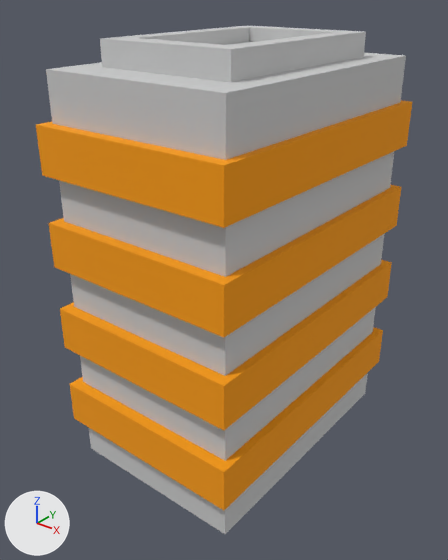
What one commit did to the glTF model models/building_strips_orange.glb.
Both versions are drawn from a camera (50 mm lens) standing at (12.53, -16.51, 16.43) and looking at (-0.16, -0.64, 6.6). Arrows for +X, +Y and +Z are at lower left; the lights stay in place. Vertices at the same position are counted once.
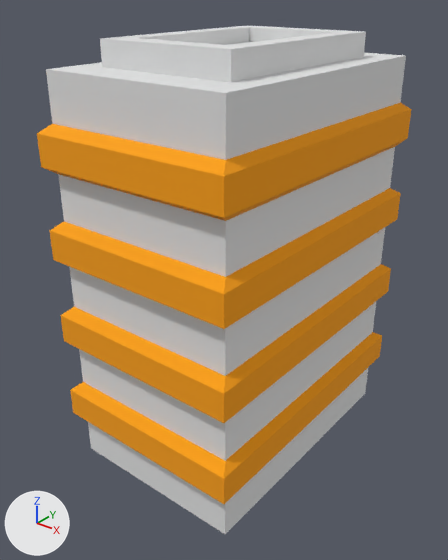
The change, as JSON lines over the scene's bpy script:
```json
{"block": "me_cube_013", "where": "me_cube_013.from_pydata(...)  # 88 vertices, 170 faces; spans x -3.61..3.61, y -5.36..5.36, z -0.01..14.86"}
{"block": "me_cube_013", "where": "# used by ob_cube_001; location = (0.0, 0.0, 0.0)"}
{"block": "me_cube_013", "where": "# before: 40 (-3.61, -5.36, 1.55) at pixel (74, 418), 41 (-3.61, -5.36, 3.12) at pixel (69, 383), 42 (-3.61, -5.36, 4.68) at pixel (64, 347), 43 (-3.61, -5.36, 6.25) at pixel (59, 308), 44 (-3.61, -5.36, 7.81) at pixel (54, 267)"}
{"block": "me_cube_013", "where": "# before: 45 (-3.61, -5.36, 9.37) at pixel (48, 222), 46 (-3.61, -5.36, 10.94) at pixel (42, 175), 47 (-3.61, -5.36, 12.5) at pixel (35, 124), 48 (-3.61, 5.36, 12.5), 49 (-3.61, 5.36, 10.94)"}
{"block": "me_cube_013", "where": "# before: 50 (-3.61, 5.36, 9.37), 51 (-3.61, 5.36, 7.81), 52 (-3.61, 5.36, 6.25), 53 (-3.61, 5.36, 4.68), 54 (-3.61, 5.36, 3.12)"}
{"block": "me_cube_013", "where": "# before: 55 (-3.61, 5.36, 1.55), 56 (3.61, 5.36, 12.5) at pixel (412, 101), 57 (3.61, 5.36, 10.94) at pixel (406, 145), 58 (3.61, 5.36, 9.37) at pixel (401, 186), 59 (3.61, 5.36, 7.81) at pixel (396, 225)"}
{"block": "me_cube_013", "where": "# before: 60 (3.61, 5.36, 6.25) at pixel (391, 262), 61 (3.61, 5.36, 4.68) at pixel (387, 297), 62 (3.61, 5.36, 3.12) at pixel (383, 330), 63 (3.61, 5.36, 1.55) at pixel (379, 361), 64 (3.61, -5.36, 12.5) at pixel (224, 165)"}
{"block": "me_cube_013", "where": "# before: 65 (3.61, -5.36, 10.94) at pixel (224, 227), 66 (3.61, -5.36, 9.37) at pixel (224, 285), 67 (3.61, -5.36, 7.81) at pixel (224, 337), 68 (3.61, -5.36, 6.25) at pixel (224, 386), 69 (3.61, -5.36, 4.68) at pixel (224, 430)"}
{"block": "me_cube_013", "where": "# before: 70 (3.61, -5.36, 3.12) at pixel (224, 472), 71 (3.61, -5.36, 1.55) at pixel (224, 510)"}
{"block": "me_cube_013", "change": "me_cube_013 part 1"}
{"op": "add", "block": "me_cube_013", "code": "for i in [41, 43, 45, 47, 48, 50, 52, 54, 56, 58, 60, 62, 64, 66, 68, 70]: me_cube_013.vertices[i].co += Vector((0.0, 0.0, -0.26))"}
{"op": "add", "block": "me_cube_013", "code": "for i in [40, 42, 44, 46, 49, 51, 53, 55, 57, 59, 61, 63, 65, 67, 69, 71]: me_cube_013.vertices[i].co += Vector((0.0, 0.0, 0.26))"}
{"block": "me_cube_013", "change": "me_cube_013 part 2: texture (UV) coordinates of 170 of 170 faces, centred in x -3.61..3.61, y -5.36..5.36, z 0.51..14.86, changed; they spanned u 0.2..0.31, v 0.56..0.94 and now span u 0.19..0.19, v 0.56..0.94"}
```

Location of each change, (x1, y1, x2, y2) in pixels of the pictures (448 x 560 px; the box of a moved part takes in the faces that stretch with it):
```json
{"object": "Cube.001", "change": "reshaped, surface changed", "before": [36, 25, 412, 534], "after": [37, 25, 411, 534]}
{"part": 1, "of": "me_cube_013", "change": "moved or reshaped", "before": [36, 100, 412, 510], "after": [37, 103, 411, 504]}
{"part": 2, "of": "me_cube_013", "change": "surface changed", "before": [46, 25, 406, 534], "after": [46, 25, 406, 534]}
```
